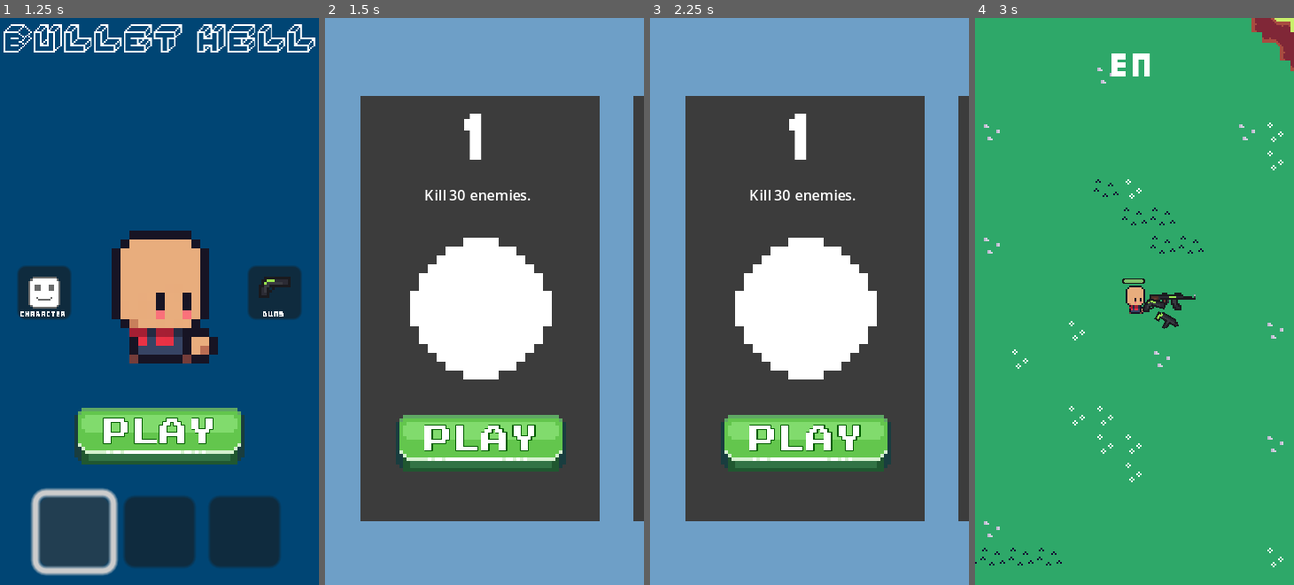
Above: before the commit, frames 1-4 (left to right).
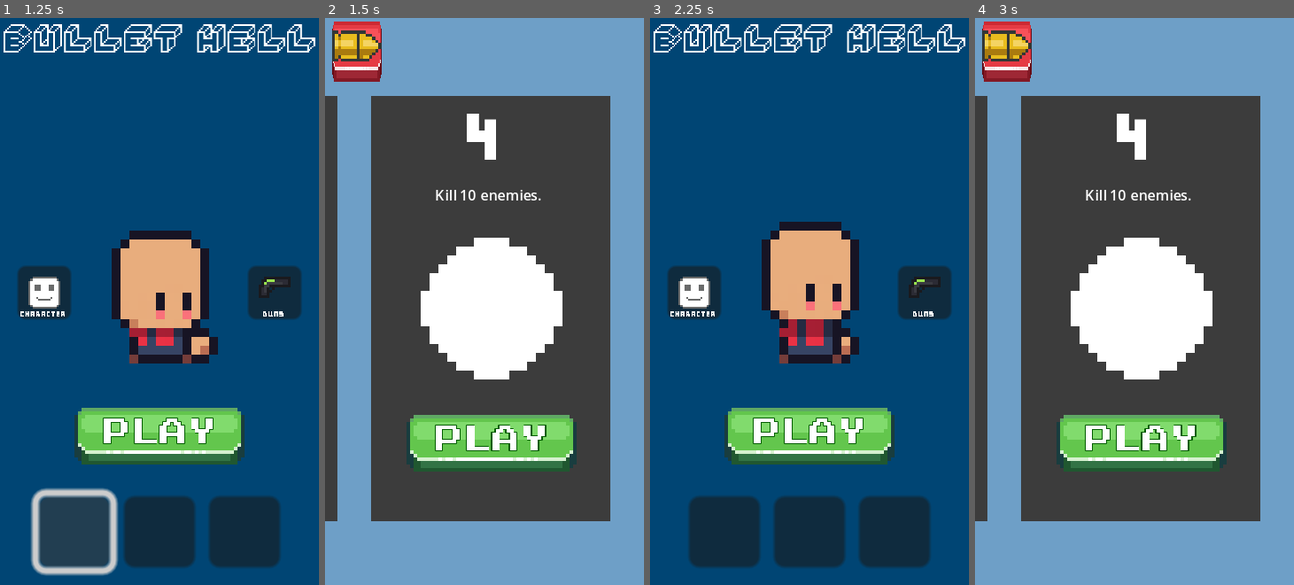
Above: after the commit, the same moments.

Repository: TrojanB/bullet_hell
Game: Godot game, scene res://scenes/menu.tscn
Same seed, same stepped clock (60 frames per second), same inputs: the game is played once before the commit and once after it.
Inputs (mouse positions are in pixels of both pictures, inside the frame that each line leads up to):
- Up to frame 1 (1.25 s): click (73, 533) at 0.5 s
- Up to frame 2 (1.5 s): click "PLAY" at 1.25 s
- Up to frame 3 (2.25 s): click (681, 52) at 2.02 s
- Up to frame 4 (3 s): click "PLAY" at 2.75 s

Frame 1 is identical in both runs. In frame 2, 17% of the frame differs, in the area x 0-100%, y 0-89%; in frame 3, 98%; in frame 4, 100%, in the area x 0-100%, y 0-100%.

Commit message:
LEVEL SELECTION UPDATED

Diff:
--- a/Player/Level_Goal_Label.gd
+++ b/Player/Level_Goal_Label.gd
@@ -1,7 +1,11 @@
 extends Label
 
+@onready var player = $"../.."
 var game_mode : Gm.game_mode = Gm.game_mode.KILL_AMOUNT
 var goal : int = 10
+
+@onready var animation_player = $AnimationPlayer
+var low_time_animation_playing := false
 
 func _ready():
 	match game_mode:
@@ -14,6 +18,23 @@
 		Gm.game_mode.KILL_BOSS:
 			text = "KILL THE BOSS"
 
+func update_time(time : Array):
+	text = "%02d:%02d" % time
+	if time[0] == 0 and time[1] < 15 and not low_time_animation_playing:
+		animation_player.play("changin_colors")
+		low_time_animation_playing = true
+
+func start_text():
+	match game_mode:
+		Gm.game_mode.KILL_AMOUNT:
+			text = "ENEMIES LEFT:"
+		Gm.game_mode.SURVIVE_TIME:
+			text = "TIME LEFT:"
+		Gm.game_mode.KILL_AMOUNT_TIME:
+			text = "ENEMIES LEFT:"
+		Gm.game_mode.KILL_BOSS:
+			text = "KILL THE BOSS"
+	animation_player.play("typing_effect")
 
 func _on_animation_player_animation_finished(anim_name):
 	visible_ratio = 1
--- a/Player/player.gd
+++ b/Player/player.gd
@@ -11,6 +11,7 @@
 @onready var game_over = $UI/GAME_OVER
 @onready var health_bar = $UI/HealthBar
 @onready var level_goal = $UI/Level_Goal
+@onready var label_animation_finished := false
 
 signal update_healthbar
 signal player_died
@@ -66,5 +67,6 @@
 
 func _on_animation_player_animation_finished(anim_name):
 	var level = get_parent()
+	label_animation_finished = true
 	if level.has_method("start_spawning"):
 		level.start_spawning()
--- a/Player/player.tscn
+++ b/Player/player.tscn
@@ -202,10 +202,39 @@
 "update": 0,
 "values": [1.0]
 }
+tracks/1/type = "value"
+tracks/1/imported = false
+tracks/1/enabled = true
+tracks/1/path = NodePath("UI/Level_Goal:self_modulate")
+tracks/1/interp = 1
+tracks/1/loop_wrap = true
+tracks/1/keys = {
+"times": PackedFloat32Array(0),
+"transitions": PackedFloat32Array(1),
+"update": 0,
+"values": [Color(1, 1, 1, 1)]
+}
+
+[sub_resource type="Animation" id="Animation_a6sek"]
+resource_name = "changin_colors"
+length = 0.5
+loop_mode = 2
+tracks/0/type = "value"
+tracks/0/imported = false
+tracks/0/enabled = true
+tracks/0/path = NodePath("UI/Level_Goal:self_modulate")
+tracks/0/interp = 1
+tracks/0/loop_wrap = true
+tracks/0/keys = {
+"times": PackedFloat32Array(0, 0.5),
+"transitions": PackedFloat32Array(1, 1),
+"update": 0,
+"values": [Color(1, 1, 1, 1), Color(0.961612, 0.289375, 0.173311, 1)]
+}
 
 [sub_resource type="Animation" id="Animation_qg8dp"]
 resource_name = "typing_effect"
-length = 3.0
+length = 2.3
 tracks/0/type = "value"
 tracks/0/imported = false
 tracks/0/enabled = true
@@ -213,7 +242,7 @@
 tracks/0/interp = 1
 tracks/0/loop_wrap = true
 tracks/0/keys = {
-"times": PackedFloat32Array(0, 1, 1.5, 2.2),
+"times": PackedFloat32Array(0, 0.8, 1.3, 2),
 "transitions": PackedFloat32Array(1, 1, 1, 1),
 "update": 0,
 "values": [0.0, 1.0, 1.0, 0.0]
@@ -222,6 +251,7 @@
 [sub_resource type="AnimationLibrary" id="AnimationLibrary_yqdcq"]
 _data = {
 "RESET": SubResource("Animation_2da0b"),
+"changin_colors": SubResource("Animation_a6sek"),
 "typing_effect": SubResource("Animation_qg8dp")
 }
 
@@ -303,6 +333,8 @@
 offset_right = 90.0
 offset_bottom = -113.0
 grow_horizontal = 2
+theme_override_colors/font_outline_color = Color(0, 0, 0, 1)
+theme_override_constants/outline_size = 5
 theme_override_fonts/font = ExtResource("13_hqwup")
 text = "TIME LEFT TO KILL ENEMIES:"
 horizontal_alignment = 1
--- a/LEVEL_MENAGMENT.gd
+++ b/level.gd
@@ -1,8 +1,10 @@
 extends Node2D
+#I KNOW THIS CODE LOOKS LIKE SHIT IM SORY
 
 @export var delay_spawn : int = 1
 @onready var spawn_delay = $Spawn_Delay
 @onready var spawn_indicator_delay = $Spawn_Indicator_Delay
+@onready var level_timer = $Level_Timer
 
 #between these points the enemis will spawn [left top corner, bottom right corner]
 #These points are moving with player
@@ -11,12 +13,16 @@
 var player : CharacterBody2D
 
 @onready var enemies_folder = $Enemies
+var level_id : int = 0
 var game_mode : Gm.game_mode = Gm.game_mode.KILL_AMOUNT
 var goal := 15
+var label : Label
 
 signal indicator_disapeared
+signal level_completed_signal
 
 func _ready():
+	print("LEVEL ID: ", level_id)
 	spawn_delay.wait_time = delay_spawn
 	spawn_point_1 = get_node("Player/Spawn_Area/Spawn_Point_1")
 	spawn_point_2 = get_node("Player/Spawn_Area/Spawn_Point_2")
@@ -24,10 +30,25 @@
 	player = get_node("Player")
 
 	if player:
-		var label = player.get_node("Level_Goal")
+		label = player.get_node("UI/Level_Goal")
 		if label:
 			label.game_mode = game_mode
 			label.goal = goal
+			label.start_text()
+	match game_mode:
+		Gm.game_mode.SURVIVE_TIME:
+			level_timer.wait_time = goal + 4 #so when label animation finishes it starts on intended number
+			level_timer.start()
+
+func _process(delta):
+	if game_mode == Gm.game_mode.SURVIVE_TIME and player.label_animation_finished:
+		send_time()
+
+func send_time():
+	var time_left = level_timer.time_left
+	var minute = floor(time_left/60)
+	var seconds = int(time_left) % 60
+	label.update_time([minute,seconds])
 
 func start_spawning():
 	spawn_indicator()
@@ -63,19 +84,27 @@
 func _on_player_player_died():
 		pass
 
-func update_killcount():
+func update_goal_label():
 	match game_mode:
 		Gm.game_mode.KILL_AMOUNT:
-			goal-=1
 			player.update_ui(goal)
-			if goal <= 0:
-				level_passed()
 
 func _on_enemy_died():
-	update_killcount()
+	goal-=1
+	update_goal_label()
+	if goal <= 0:
+		level_completed_signal.emit()
 
-func level_passed():
+
+func _on_level_completed_signal():
 	var lvl_passed_screen = player.get_node("UI/level_passed")
+	if level_id > Gm.last_completed_level:
+		Gm.last_completed_level = level_id
+		print("LEVELS MENAGER INT: ", Gm.last_completed_level)
 	if lvl_passed_screen:
 		lvl_passed_screen.visible = true
 	get_tree().paused = true
+
+
+func _on_level_timer_timeout():
+	level_completed_signal.emit()
--- a/scenes/level.tscn
+++ b/scenes/level.tscn
@@ -1,6 +1,6 @@
 [gd_scene load_steps=9 format=3 uid="uid://boghcjcjyt0s3"]
 
-[ext_resource type="Script" path="res://LEVEL_MENAGMENT.gd" id="1_34mi1"]
+[ext_resource type="Script" path="res://level.gd" id="1_5g4h5"]
 [ext_resource type="Texture2D" uid="uid://38c5u6tlsam2" path="res://TileMaps/groundTileMap.png" id="1_qmjgj"]
 [ext_resource type="PackedScene" uid="uid://dee6qi8gj5dkd" path="res://Player/player.tscn" id="1_ypxxp"]
 [ext_resource type="Texture2D" uid="uid://bgf2ldge6wnhg" path="res://TileMaps/spr_tileset_sunnysideworld_16px.png" id="2_d57tj"]
@@ -5349,7 +5349,7 @@
 sources/1 = SubResource("TileSetAtlasSource_w447n")
 
 [node name="level" type="Node2D"]
-script = ExtResource("1_34mi1")
+script = ExtResource("1_5g4h5")
 
 [node name="Spawn_Delay" type="Timer" parent="."]
 wait_time = 3.0
@@ -5410,6 +5410,8 @@
 [node name="Enemy13" parent="." instance=ExtResource("3_22v0f")]
 position = Vector2(134, 26)
 
+[connection signal="level_completed_signal" from="." to="." method="_on_level_completed_signal"]
 [connection signal="timeout" from="Spawn_Delay" to="." method="_on_spawn_timer_timeout"]
 [connection signal="timeout" from="Spawn_Indicator_Delay" to="." method="_on_spawn_indicator_delay_timeout"]
+[connection signal="timeout" from="Level_Timer" to="." method="_on_level_timer_timeout"]
 [connection signal="player_died" from="Player" to="." method="_on_player_player_died"]
--- a/scenes/level_passed.tscn
+++ b/scenes/level_passed.tscn
@@ -56,7 +56,7 @@
 offset_bottom = 22.0
 grow_horizontal = 2
 theme_override_font_sizes/font_size = 8
-text = "LEVEL PASSED"
+text = "LEVEL COMPLETED"
 horizontal_alignment = 1
 
 [node name="MainMenuButton" type="Button" parent="Panel"]
--- a/scenes/level_selection.tscn
+++ b/scenes/level_selection.tscn
@@ -1,13 +1,29 @@
-[gd_scene load_steps=5 format=3 uid="uid://by2v5b3aae5sw"]
+[gd_scene load_steps=15 format=3 uid="uid://by2v5b3aae5sw"]
 
 [ext_resource type="PackedScene" uid="uid://qs3wmsh44i4a" path="res://scenes/level_slot.tscn" id="1_2j8wu"]
-[ext_resource type="Script" path="res://scripts/Levels_Container.gd" id="1_hqtea"]
+[ext_resource type="Script" path="res://scripts/Go_Back.gd" id="1_d54or"]
+[ext_resource type="Script" path="res://scripts/Levels_Menager.gd" id="1_hqtea"]
+[ext_resource type="Theme" uid="uid://ky5myamsyvlm" path="res://Themes/play_btn.tres" id="1_rkrkg"]
+[ext_resource type="PackedScene" uid="uid://d0m8jr5qmepo7" path="res://scenes/menu.tscn" id="2_1xai6"]
+[ext_resource type="Texture2D" uid="uid://bxt3jj0ma6yqe" path="res://GameSprites/BUTTONS/[2] Red/[1] Normal.png" id="2_ycn4l"]
+[ext_resource type="Texture2D" uid="uid://irvc1gsfvxiy" path="res://GameSprites/BUTTONS/[2] Red/[3] Hover.png" id="3_bgc5a"]
+[ext_resource type="Texture2D" uid="uid://brq3t85m3ejyr" path="res://GameSprites/BUTTONS/[2] Red/[2] Clicked.png" id="4_up50e"]
+[ext_resource type="Texture2D" uid="uid://ghbn4tgod2j0" path="res://GunsSprites/PistolBullet.png" id="5_nhtn5"]
 
 [sub_resource type="StyleBoxFlat" id="StyleBoxFlat_ll38d"]
 bg_color = Color(0.431373, 0.623529, 0.780392, 1)
 
 [sub_resource type="Theme" id="Theme_6pg6c"]
 Panel/styles/panel = SubResource("StyleBoxFlat_ll38d")
+
+[sub_resource type="StyleBoxTexture" id="StyleBoxTexture_vfwcm"]
+texture = ExtResource("2_ycn4l")
+
+[sub_resource type="StyleBoxTexture" id="StyleBoxTexture_5nvji"]
+texture = ExtResource("3_bgc5a")
+
+[sub_resource type="StyleBoxTexture" id="StyleBoxTexture_42tl6"]
+texture = ExtResource("4_up50e")
 
 [node name="Level_Selection" type="Control"]
 layout_mode = 3
@@ -26,7 +42,25 @@
 grow_vertical = 2
 theme = SubResource("Theme_6pg6c")
 
+[node name="Go_Back" type="Button" parent="Panel"]
+layout_mode = 0
+offset_left = 2.0
+offset_top = 1.0
+offset_right = 16.0
+offset_bottom = 18.0
+theme = ExtResource("1_rkrkg")
+theme_override_styles/normal = SubResource("StyleBoxTexture_vfwcm")
+theme_override_styles/hover = SubResource("StyleBoxTexture_5nvji")
+theme_override_styles/pressed = SubResource("StyleBoxTexture_42tl6")
+icon = ExtResource("5_nhtn5")
+icon_alignment = 1
+vertical_icon_alignment = 0
+expand_icon = true
+script = ExtResource("1_d54or")
+scene = ExtResource("2_1xai6")
+
 [node name="ScrollContainer" type="ScrollContainer" parent="Panel"]
+custom_minimum_size = Vector2(90, 130)
 layout_mode = 1
 anchors_preset = 15
 anchor_right = 1.0
@@ -34,6 +68,7 @@
 offset_top = 22.0
 grow_horizontal = 2
 grow_vertical = 2
+follow_focus = true
 horizontal_scroll_mode = 3
 vertical_scroll_mode = 0
 
@@ -50,65 +85,53 @@
 [node name="Level_Slot" parent="Panel/ScrollContainer/HBoxContainer" instance=ExtResource("1_2j8wu")]
 layout_mode = 2
 mouse_filter = 2
-level_number = 1
 goal = 30
 can_play = true
-complteted = true
 
 [node name="Level_Slot2" parent="Panel/ScrollContainer/HBoxContainer" instance=ExtResource("1_2j8wu")]
 layout_mode = 2
 mouse_filter = 2
-level_number = 2
-goal = 50
-complteted = true
+goal = 5
+game_mode = 1
 
 [node name="Level_Slot3" parent="Panel/ScrollContainer/HBoxContainer" instance=ExtResource("1_2j8wu")]
 layout_mode = 2
 mouse_filter = 2
-level_number = 3
-goal = 60
-complteted = true
+goal = 3
 
 [node name="Level_Slot4" parent="Panel/ScrollContainer/HBoxContainer" instance=ExtResource("1_2j8wu")]
 layout_mode = 2
 mouse_filter = 2
-level_number = 4
-goal = 70
+goal = 10
 
 [node name="Level_Slot5" parent="Panel/ScrollContainer/HBoxContainer" instance=ExtResource("1_2j8wu")]
 layout_mode = 2
 mouse_filter = 2
-level_number = 5
-goal = 70
+goal = 10
 
 [node name="Level_Slot6" parent="Panel/ScrollContainer/HBoxContainer" instance=ExtResource("1_2j8wu")]
 layout_mode = 2
 mouse_filter = 2
-level_number = 6
 goal = 70
 
 [node name="Level_Slot7" parent="Panel/ScrollContainer/HBoxContainer" instance=ExtResource("1_2j8wu")]
 layout_mode = 2
 mouse_filter = 2
-level_number = 7
 goal = 70
 
 [node name="Level_Slot8" parent="Panel/ScrollContainer/HBoxContainer" instance=ExtResource("1_2j8wu")]
 layout_mode = 2
 mouse_filter = 2
-level_number = 8
 goal = 70
 
 [node name="Level_Slot9" parent="Panel/ScrollContainer/HBoxContainer" instance=ExtResource("1_2j8wu")]
 layout_mode = 2
 mouse_filter = 2
-level_number = 9
 goal = 70
 
 [node name="Level_Slot10" parent="Panel/ScrollContainer/HBoxContainer" instance=ExtResource("1_2j8wu")]
 layout_mode = 2
 mouse_filter = 2
-level_number = 10
 goal = 70
 
 [node name="BLANK_SPACE2" type="Control" parent="Panel/ScrollContainer/HBoxContainer"]
--- a/scripts/GM.gd
+++ b/scripts/GM.gd
@@ -1,3 +1,5 @@
 extends Node
 
+var last_completed_level : int = 3
+
 enum game_mode {KILL_AMOUNT,SURVIVE_TIME,KILL_AMOUNT_TIME,KILL_BOSS}
--- /dev/null
+++ b/scripts/Go_Back.gd
@@ -0,0 +1,10 @@
+extends Button
+
+@export var scene : PackedScene
+
+func _ready():
+	connect("button_up", Callable(self, "_on_button_up"))
+
+func _on_button_up():
+	if scene:
+		get_tree().change_scene_to_packed(scene)
--- a/scripts/Levels_Container.gd
+++ /dev/null
@@ -1,11 +0,0 @@
-extends HBoxContainer
-
-
-func _ready():
-	for i in range(get_child_count()):
-		var level = get_child(i)
-		if level.has_method("is_completed") and level.is_completed():
-			print(level.is_completed())
-			var next_level = get_child(i+1)
-			next_level.change_can_play(true)
-			next_level.update_ui()
--- /dev/null
+++ b/scripts/Levels_Menager.gd
@@ -0,0 +1,22 @@
+extends HBoxContainer
+
+@onready var last_completed_level = Gm.last_completed_level
+@onready var scroll_container = $".."
+var scroll_offset := 76
+
+func _ready():
+	for i in range(get_child_count()):
+		var level = get_child(i)
+		if level.has_method("is_completed"):
+			level.level_id = i
+			if level.level_id <= last_completed_level:
+				level.can_play = true
+				level.completed = true
+			elif level.level_id == last_completed_level + 1:
+				level.can_play = true
+				level.completed = false
+			else:
+				level.can_play = false
+				level.completed = false
+			level.update_ui()
+	scroll_container.set_deferred("scroll_horizontal", last_completed_level * scroll_offset)
--- a/scripts/level_slot.gd
+++ b/scripts/level_slot.gd
@@ -5,32 +5,50 @@
 @onready var description = $Panel/Description
 @onready var image = $Panel/Image
 
-@export var level_number : int = 0
-@export var map : String = "res://scenes/level.tscn"
+@export var level_id : int = 0
+@export var maps : Array = [
+	preload("res://scenes/level.tscn")
+]
 @export var goal : int = 20
 @export var game_mode : Gm.game_mode = Gm.game_mode.KILL_AMOUNT
 @export var can_play := false
-@export var complteted := false
+@export var completed := false
 
 # Called when the node enters the scene tree for the first time.
 func _ready():
 	MOUSE_FILTER_IGNORE
-	level_name.text = str(level_number)
+	level_name.text = str(level_id)
 	update_ui()
 
 
 func _on_button_button_up():
 	if can_play:
-		get_tree().change_scene_to_file(map)
+		var map = create_level()
+		print(map)
+		if map:
+			get_tree().current_scene.queue_free()
+			get_tree().root.add_child(map)
+			get_tree().current_scene = map
+
+func create_level():
+	var map = maps[0].instantiate()
+	if map:
+		map.level_id = level_id
+		map.goal = goal
+		map.game_mode = game_mode
+		return map
+	else:
+		return false
 
 func is_completed():
-	return complteted
+	return completed
 
 func change_can_play(value : bool):
 	can_play = value
 
 func update_ui():
-	if can_play:
+	level_name.text = str(level_id)
+	if can_play or completed:
 		match game_mode:
 			Gm.game_mode.KILL_AMOUNT:
 				description.text = "Kill " + str(goal) + " enemies."
@@ -41,5 +59,7 @@
 			Gm.game_mode.KILL_BOSS:
 				description.text = "Kill the boss."
 		modulate = Color(1,1,1)
+		if completed:
+			level_name.self_modulate = Color(0.37, 0.797, 0.036)
 	else:
 		modulate = Color(0.405, 0.405, 0.405)
Binary file removed: GameSprites/BUTTONS/BUTTON_V1.png
Not shown, removed: GameSprites/BUTTONS/BUTTON_V1.png.import
Binary file removed: GameSprites/BUTTONS/button_pattern_v1.png
Not shown, removed: GameSprites/BUTTONS/button_pattern_v1.png.import
Binary file removed: GameSprites/BUTTONS/buttons_v1.png
Not shown, removed: GameSprites/BUTTONS/buttons_v1.png.import
Not shown: 1 places in Player/player.tscn that only renumber resources
Not shown, added: scenes/levB932.tmp
